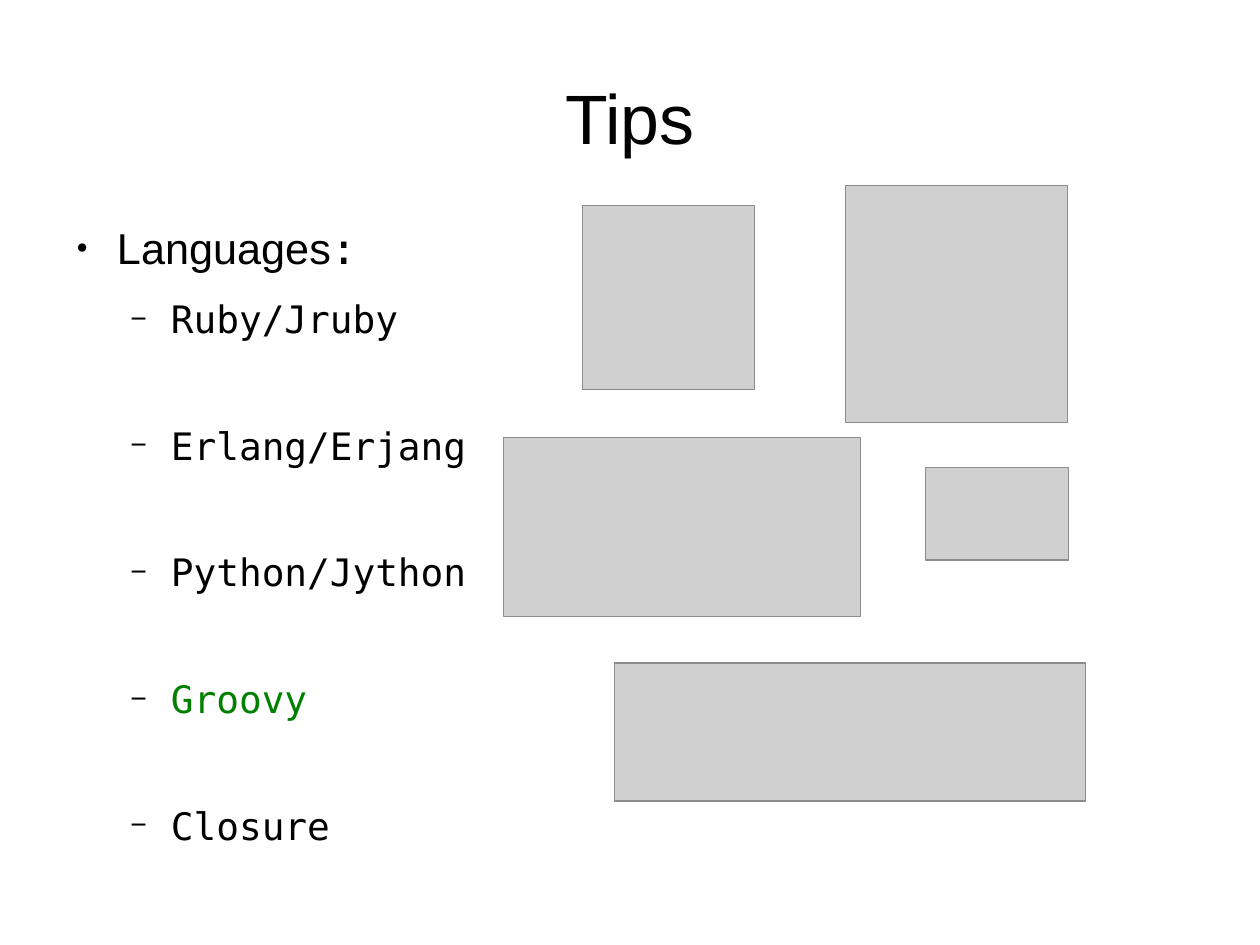
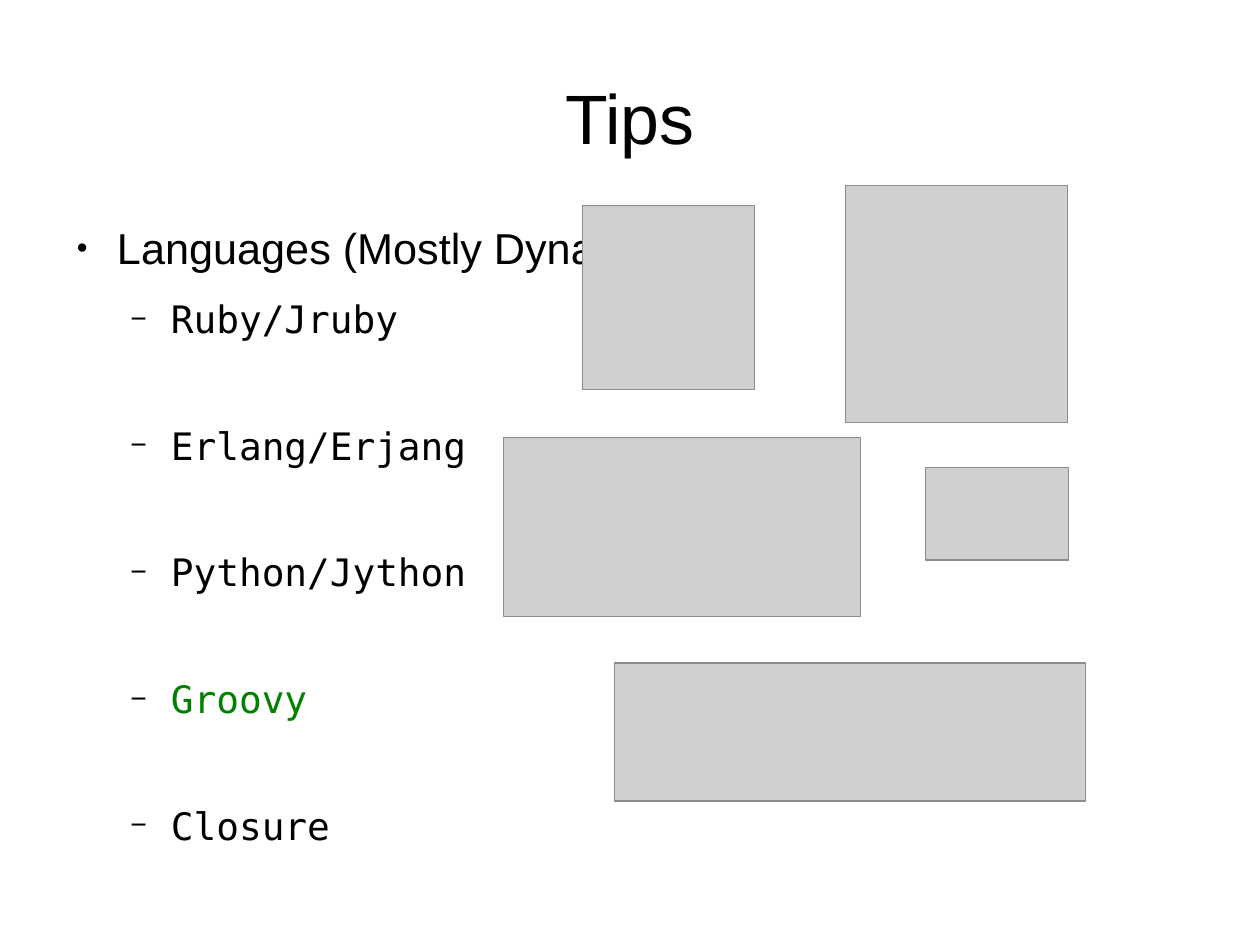
Before and after one commit to wesamhaboush/unittesting-techniques, a slide deck: slide 14 of pres.odp. Drawn at 1260x945 pixels with LibreOffice and Linux fonts; fonts in the diff are those of the drawing; grey boxes stand for pictures. Boxes give left, top, right and bottom in pixels: in the first picture for what was removed or moved away, otherwise in the second. Text is boxed around its words. In the diff, an @@ line names an element or a change of style, - is before the commit and + after.

```diff
--- a/pres.odp
+++ b/pres.odp
@@ text at (x1=117, y1=229, x2=703, y2=272): text changed @@
-● Languages:
+● Languages (Mostly Dynamic):
```
Also in this commit, not shown: 2 other slides changed, 1 slide added.
